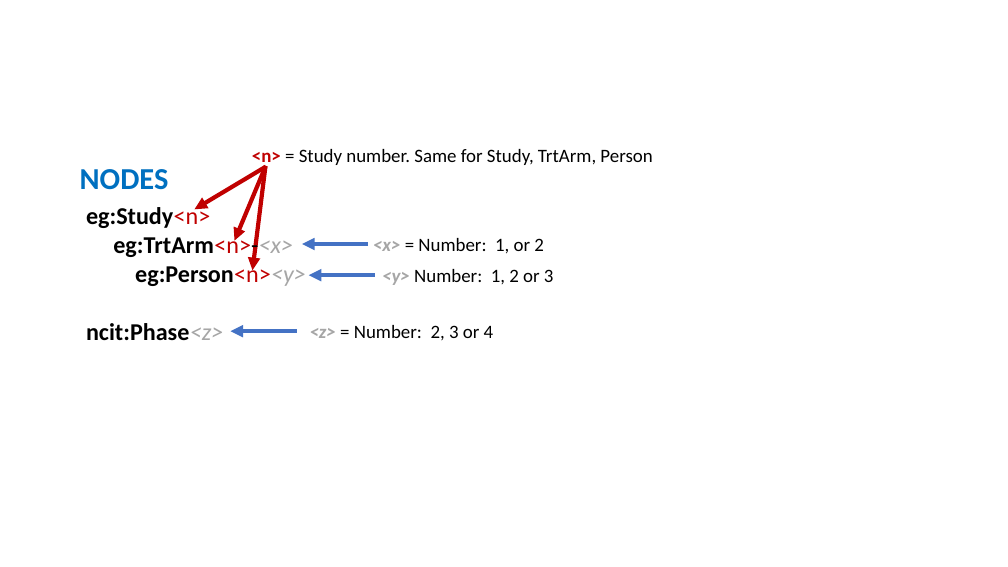
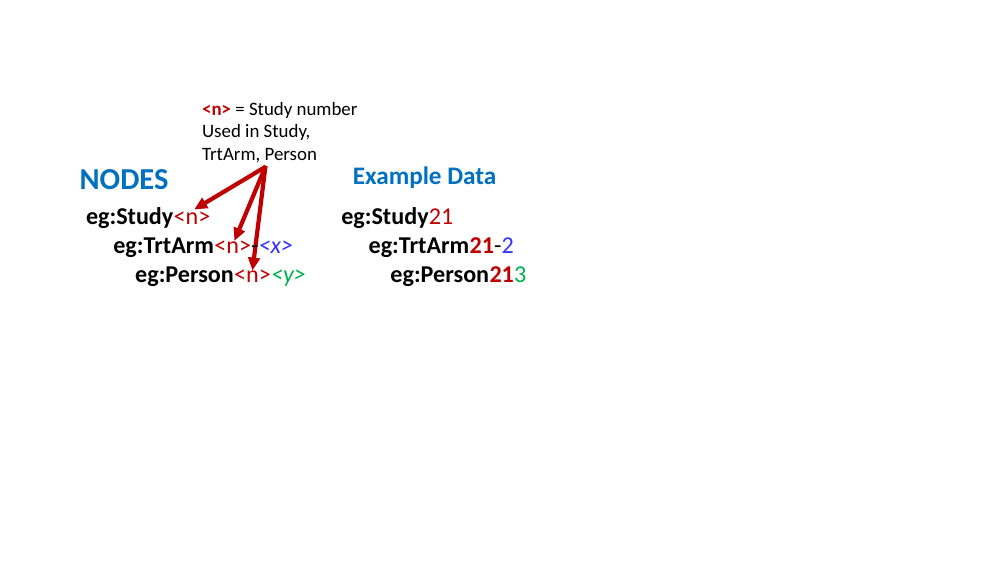
Before and after one commit to phuse-org/LinkedDataWorkshop, a slide deck: slide 15 of EUConnect18/presentation/images/ImagesForPres.pptx. Drawn at 1008x567 pixels with LibreOffice and Linux fonts; fonts in the diff are those of the drawing. Boxes give left, top, right and bottom in pixels: in the first picture for what was removed or moved away, otherwise in the second. Text is boxed around its words. In the diff, an @@ line names an element or a change of style, - is before the commit and + after.

```diff
--- a/EUConnect18/presentation/images/ImagesForPres.pptx
+++ b/EUConnect18/presentation/images/ImagesForPres.pptx
@@ text at bbox=[202, 102, 358, 163]: text changed @@
-<n> = Study number. Same for Study, TrtArm, Person
+<n> = Study number
+Used in Study,
+TrtArm, Person
@@ text added at bbox=[353, 166, 496, 188], 24 pt, text #0070C0, bold @@
+Example Data
@@ text added at bbox=[341, 207, 526, 286], 23 pt, text #000000, bold @@
+eg:Study21
+eg:TrtArm21-2
+eg:Person213
@@ text at bbox=[113, 232, 306, 286]: text colour #A6A6A6 to #3333FF in "eg:TrtArm<n>-<x>"; text colour #A6A6A6 to #00B050 in "eg:Person<n><y>" @@
@@ text removed at bbox=[373, 238, 544, 254] @@
-<x> = Number: 1, or 2
@@ arrow removed from (368, 244) to (302, 244) @@
@@ text removed at bbox=[382, 269, 554, 285] @@
-<y> Number: 1, 2 or 3
@@ arrow removed from (375, 275) to (309, 275) @@
@@ text at bbox=[86, 323, 223, 340]: paragraph removed @@
-ncit:Phase<z>
@@ text removed at bbox=[310, 325, 494, 340] @@
-<z> = Number: 2, 3 or 4
@@ arrow removed from (296, 331) to (231, 331) @@
```
Also in this commit, not shown: 1 other slide changed, 1 other file.
